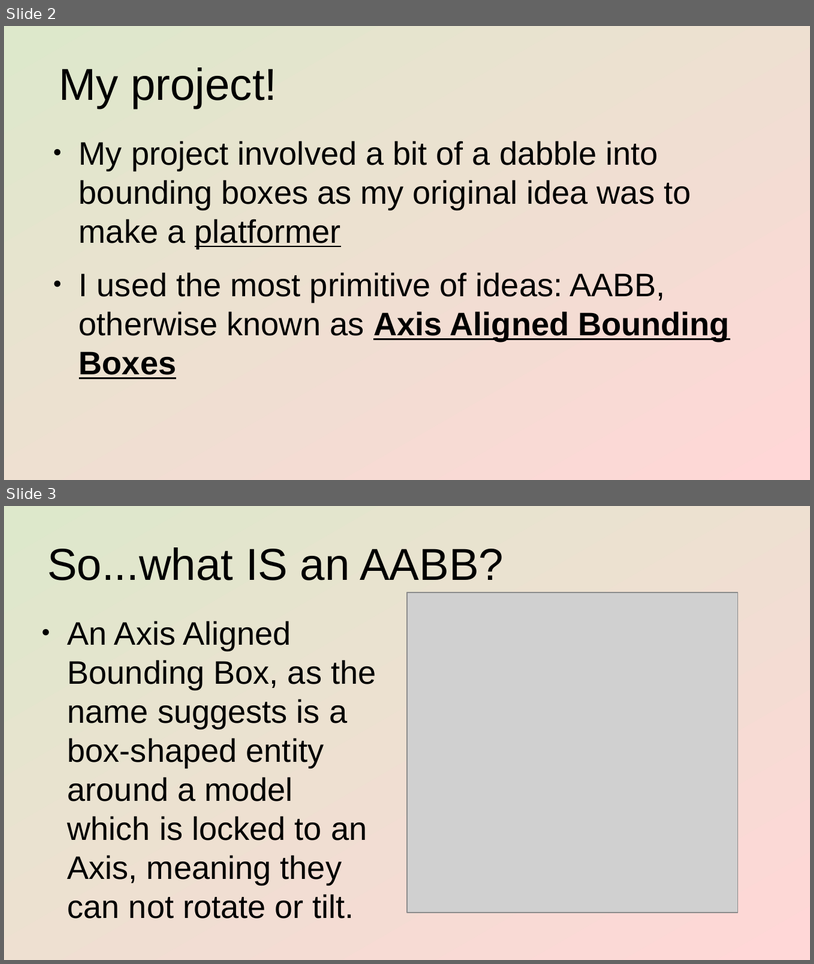
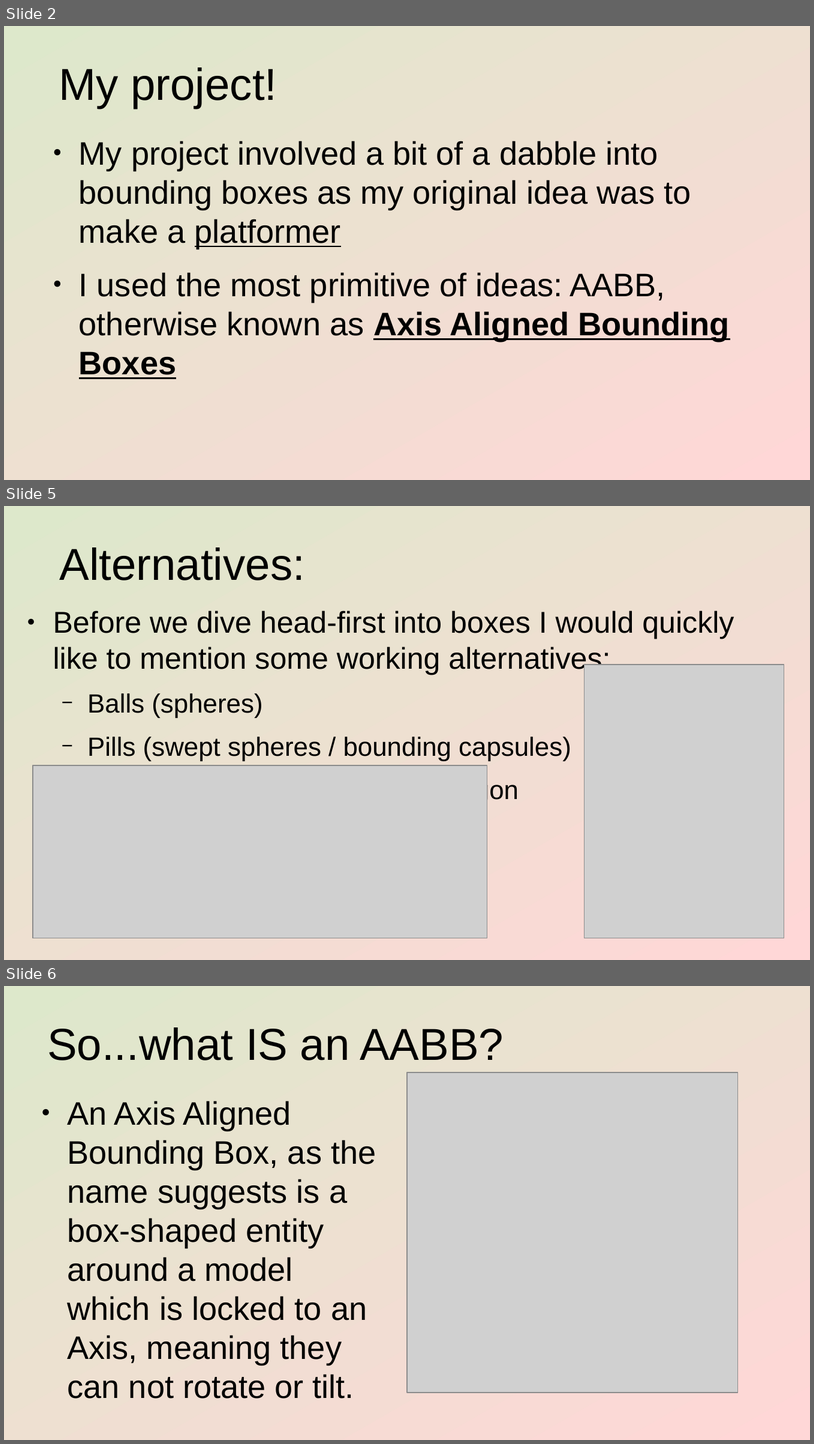
Before and after one commit to HalaszMateSandor-T1TNWL/Graphics, a slide deck: feladat/presentation/AABB_and_collision.odp. Shown one above the other, each under a label of ours: slides 2 and 3 before the commit, slides 2, 5 and 6 after it; the slides between them are not shown. The pictures are 814x964 and 814x1444 pixels, drawn with LibreOffice and Linux fonts; fonts in the diff are those of the drawing; grey boxes stand for pictures. Boxes give left, top, right and bottom in pixels: in the first picture for what was removed or moved away, otherwise in the second. Text is boxed around its words. In the diff, an @@ line names an element or a change of style, - is before the commit and + after.

```diff
--- a/feladat/presentation/AABB_and_collision.odp
+++ b/feladat/presentation/AABB_and_collision.odp
@@ slide 5 added at [4, 506, 810, 960], background gradient #DDE8CB to #FFD7D7 @@
@@ title added at [59, 547, 305, 580], 44 pt, text #000000 @@
+Alternatives:
@@ text added at [53, 610, 734, 761], 25.9 pt, text #000000 @@
+● Before we dive head-first into boxes I would quickly like to mention some working alternatives:
+  − Balls (spheres)
+  − Pills (swept spheres / bounding capsules)
+  − Discrete Oriented Polytope / Polygon
@@ picture added at [585, 665, 785, 939] @@
@@ picture added at [33, 765, 488, 938] @@
@@ what was slide 3 is now slide 6 @@
```
Also in this commit, not shown: 4 slides changed, 4 other slides added, 7 other files.
